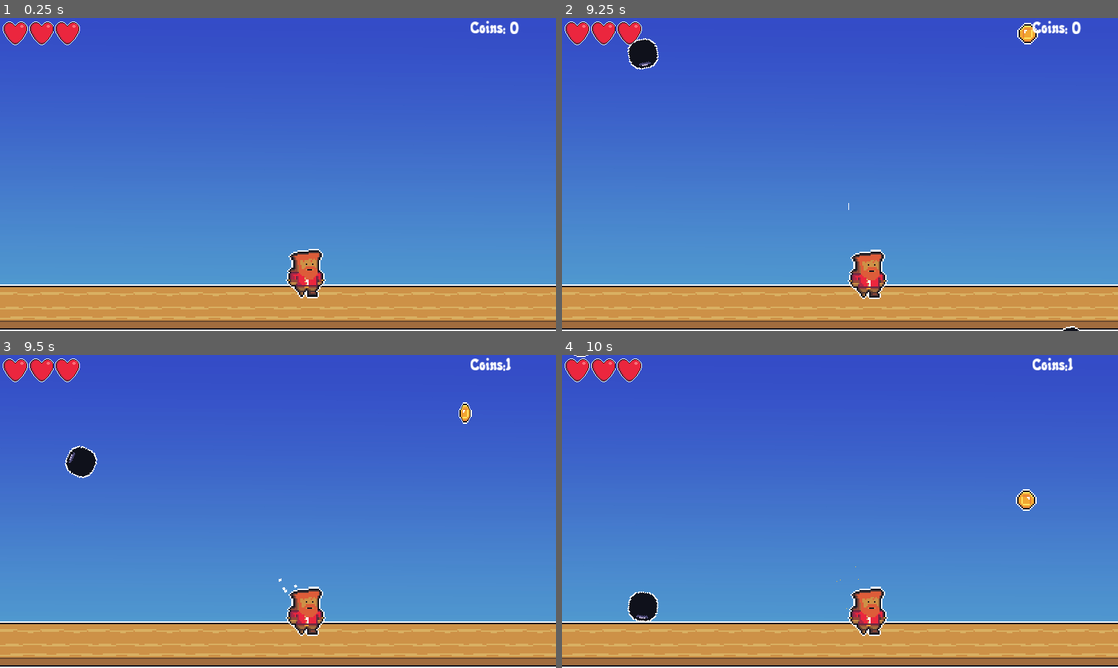
Above: before the commit, frames 1-4 (two rows, left to right).
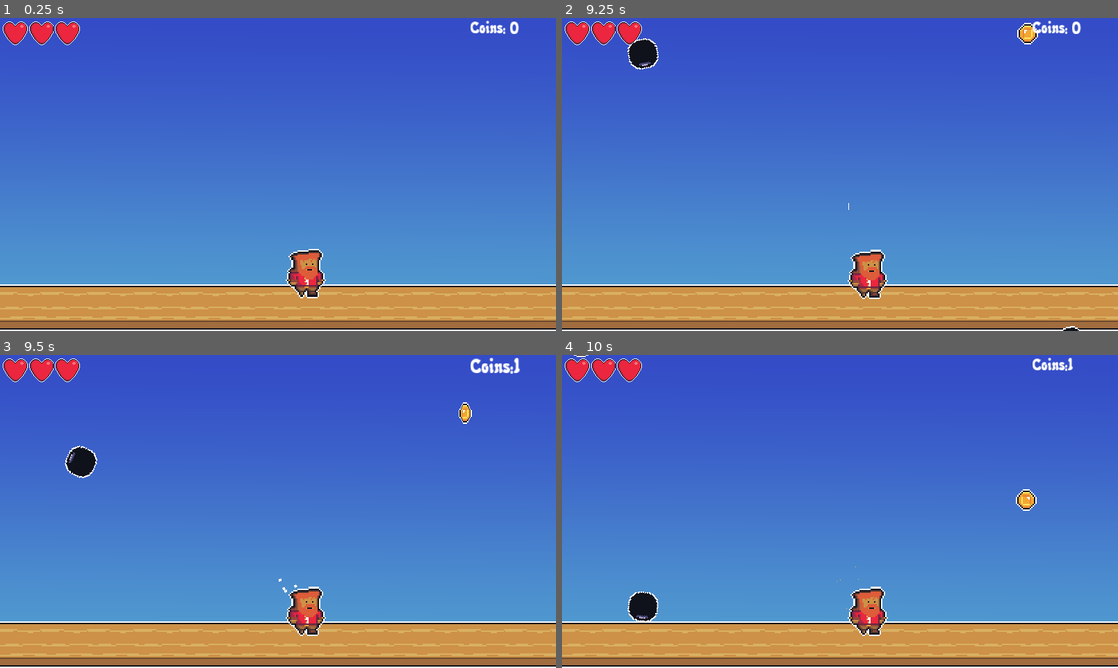
Above: after the commit, the same moments.

Repository: stranker/Rum-Pirates
Game: Godot game, scene res://Objects/GameScene.tscn
Two runs of this game, one before a commit and one after it. Both use one fixed random seed, a clock stepped at 60 frames per second and the inputs below.
Inputs (mouse positions are in pixels of both pictures, inside the frame that each line leads up to):
- Up to frame 1 (0.25 s): no input
- Up to frame 2 (9.25 s): click (701, 174) at 0.5 s; click (979, 174) at 1.25 s; click (701, 174) at 2 s; click (979, 174) at 2.75 s; click (701, 174) at 3.5 s; click (979, 174) at 4.25 s
- Up to frame 3 (9.5 s): no input
- Up to frame 4 (10 s): no input

Frames 1-2 are identical in both runs. In frame 3, 0.3% of the frame differs, in the area x 84-94%, y 0-6%; in frame 4, nothing differs.

Commit message:
Mini fix

Diff:
--- a/Objects/Cannonball.tscn
+++ b/Objects/Cannonball.tscn
@@ -11,6 +11,15 @@
 
 var fall_speed : float
 var movement : Vector2
+
+var active : bool = false
+
+signal on_active(active)
+
+func set_active(value : bool):
+	active = value
+	emit_signal(\"on_active\", active)
+	pass
 
 func _physics_process(delta):
 	fall_speed = lerp(fall_speed, max_fall_speed, delta * 10)
@@ -28,6 +37,12 @@
 	if body.has_method(\"take_damage\"):
 		body.take_damage(global_position)
 		call_deferred(\"queue_free\")
+	pass # Replace with function body.
+
+
+func _on_Cannonball_on_active(is_active):
+	set_physics_process(is_active)
+	set_process(is_active)
 	pass # Replace with function body.
 "
 
@@ -59,5 +74,6 @@
 [node name="CollisionShape2D" type="CollisionShape2D" parent="Area2D"]
 shape = SubResource( 3 )
 
+[connection signal="on_active" from="." to="." method="_on_Cannonball_on_active"]
 [connection signal="screen_exited" from="VisibilityNotifier" to="." method="_on_VisibilityNotifier_screen_exited"]
 [connection signal="body_entered" from="Area2D" to="." method="_on_Area2D_body_entered"]
--- a/Objects/Coin.tscn
+++ b/Objects/Coin.tscn
@@ -26,7 +26,7 @@
 
 func set_active(val):
 	active = val
-	emit_signal(\"_on_active\", active)
+	emit_signal(\"on_active\", active)
 	pass
 
 func _process(delta):
--- a/Objects/GameScene.tscn
+++ b/Objects/GameScene.tscn
@@ -12,6 +12,7 @@
 
 onready var coins_label = $MarginContainer/Control/Coins
 onready var health_bar = $MarginContainer/Control/HealthBar
+onready var anim = $MarginContainer/Control/AnimationPlayer
 
 func _ready():
 	GameManager.connect(\"update_coins_ui\", self, \"_on_update_coins\")
@@ -20,6 +21,7 @@
 
 func _on_update_coins(coins : int):
 	coins_label.text = \"Coins:\" + str(coins)
+	anim.play(\"OnCoinTaken\")
 	pass
 
 func _on_update_life(life : int):
@@ -31,6 +33,22 @@
 size = 56
 use_filter = true
 font_data = ExtResource( 6 )
+
+[sub_resource type="Animation" id=3]
+resource_name = "OnCoinTaken"
+length = 0.3
+tracks/0/type = "value"
+tracks/0/path = NodePath("Coins:rect_scale")
+tracks/0/interp = 1
+tracks/0/loop_wrap = true
+tracks/0/imported = false
+tracks/0/enabled = true
+tracks/0/keys = {
+"times": PoolRealArray( 0, 0.1, 0.3 ),
+"transitions": PoolRealArray( 0.5, 0.5, 1 ),
+"update": 0,
+"values": [ Vector2( 1, 1 ), Vector2( 1.4, 1.4 ), Vector2( 1, 1 ) ]
+}
 
 [node name="GameScene" type="Node2D"]
 
@@ -78,6 +96,9 @@
 __meta__ = {
 "_edit_use_anchors_": false
 }
+
+[node name="AnimationPlayer" type="AnimationPlayer" parent="UI/MarginContainer/Control"]
+anims/OnCoinTaken = SubResource( 3 )
 
 [node name="Floor" parent="." instance=ExtResource( 2 )]
 position = Vector2( 80, 1000 )
@@ -143,5 +164,3 @@
 
 [node name="Camera2D" type="Camera2D" parent="."]
 position = Vector2( 960, 540 )
-
-[connection signal="_on_hit" from="Player" to="UI/MarginContainer/Control/HealthBar" method="_on_Player__on_hit"]
--- a/Objects/Player.tscn
+++ b/Objects/Player.tscn
@@ -29,7 +29,7 @@
 
 var jumped : bool = false
 
-signal _on_hit()
+signal on_hit()
 
 var left_pressed : bool = false
 var right_pressed : bool = false
@@ -37,7 +37,7 @@
 func _ready():
 	sprite_size = sprite.texture.get_size()
 	half_sprite_size  = sprite_size * 0.5
-	connect(\"_on_hit\", GameManager,\"on_player_hit\")
+	connect(\"on_hit\", GameManager,\"on_player_hit\")
 	pass
 
 func _input(event):
@@ -107,7 +107,7 @@
 	var dir : Vector2 = (pos - global_position).normalized()
 	speed = -dir.x * 2000
 	anim.play(\"OnDamage\")
-	emit_signal(\"_on_hit\")
+	emit_signal(\"on_hit\")
 	pass
 
 
Not shown: 1 places in Objects/GameScene.tscn that only renumber resources
